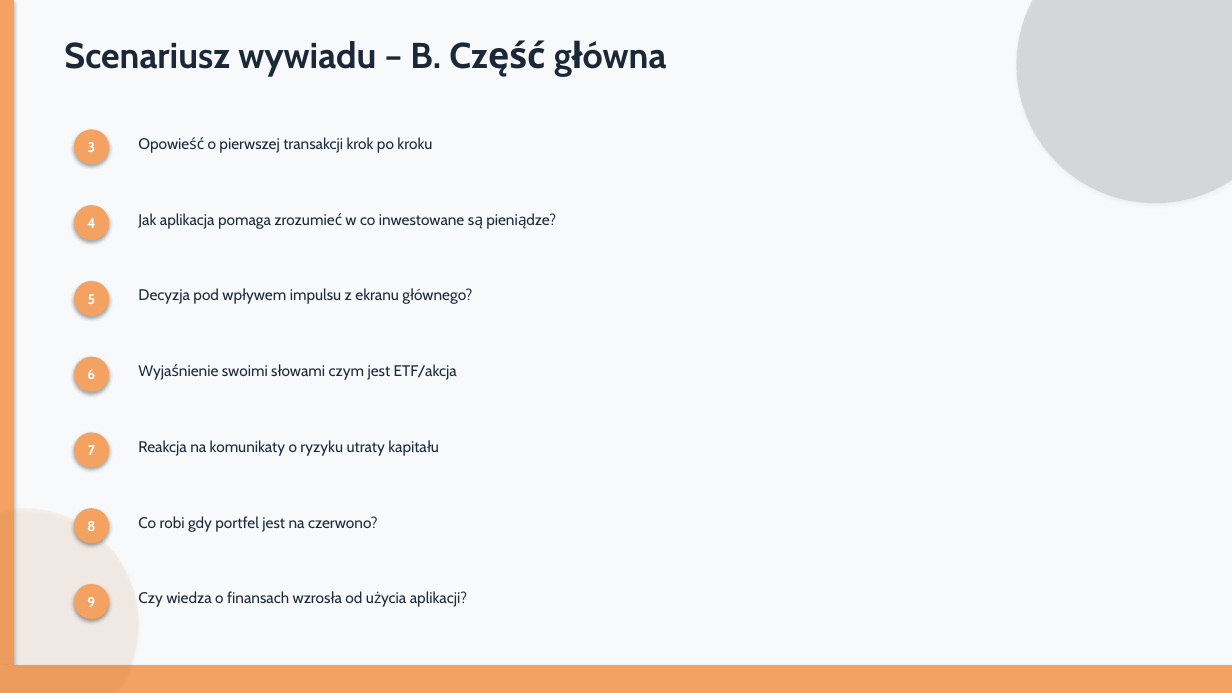
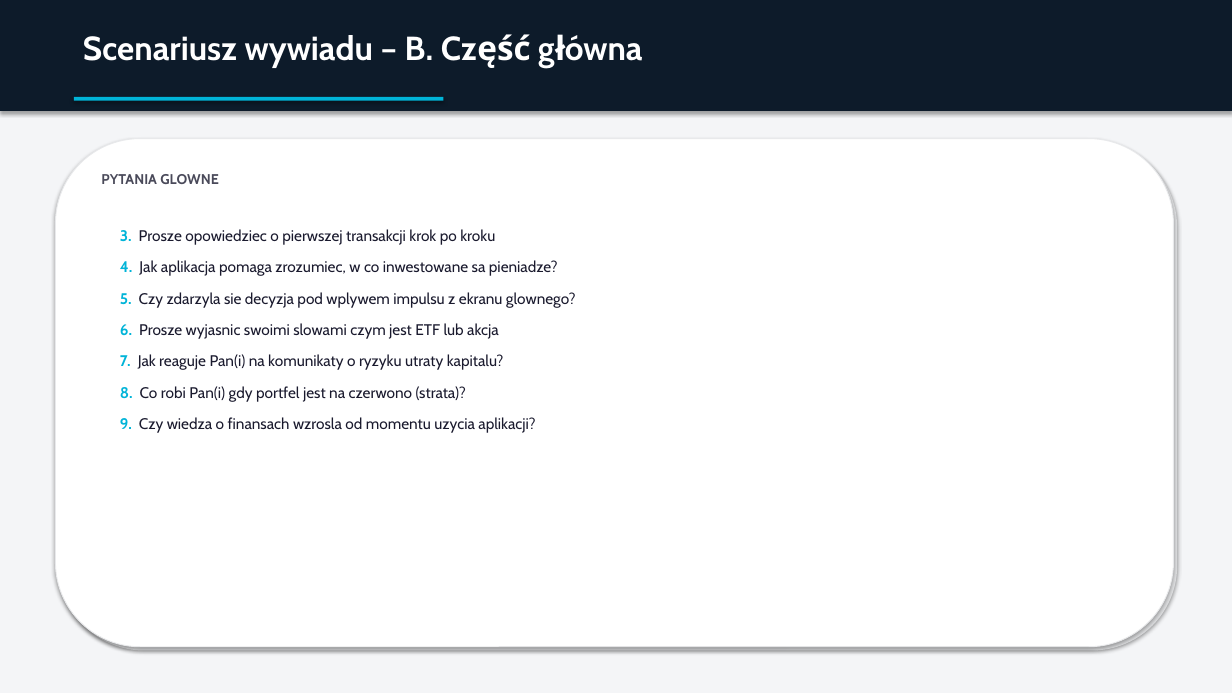
Before and after one commit to krystian61222-cyber/github, a slide deck: slide 7 of Prezentacja_Fintech.pptx. Drawn at 1232x693 pixels with LibreOffice and Linux fonts; fonts in the diff are those of the drawing. Boxes give left, top, right and bottom in pixels: in the first picture for what was removed or moved away, otherwise in the second. Text is boxed around its words. In the diff, an @@ line names an element or a change of style, - is before the commit and + after.

Commit message:
feat: redesign presentation with premium unified layout

```diff
--- a/Prezentacja_Fintech.pptx
+++ b/Prezentacja_Fintech.pptx
@@ background #F8F9FA to #F4F5F7 @@
@@ rectangle removed at (x1=0, y1=0, x2=14, y2=693) @@
@@ rectangle added at (x1=0, y1=0, x2=1232, y2=111), fill #0D1B2A @@
@@ text "Scenariusz wywiadu – B. Część ..." moved from (x1=64, y1=41, x2=441, y2=76) to (x1=83, y1=35, x2=434, y2=68) @@
@@ text "Scenariusz wywiadu – B. Część ..." at (x1=83, y1=35, x2=434, y2=68): size 28 to 26 pt, text colour #1B2838 to #FFFFFF @@
@@ ellipse removed at (x1=1017, y1=0, x2=1232, y2=203) @@
@@ rectangle added at (x1=74, y1=97, x2=444, y2=101), fill #00B4D8 @@
@@ rounded rectangle added at (x1=55, y1=139, x2=1174, y2=647), fill #FFFFFF, outline #E8E9EB 0.75 pt @@
@@ rounded rectangle added at (x1=59, y1=142, x2=1177, y2=651), fill #E0E1E3 @@
@@ ellipse removed at (x1=74, y1=129, x2=109, y2=165) @@
-3
@@ text added at (x1=101, y1=174, x2=219, y2=184), 11 pt, text #4A4A5A, bold @@
+PYTANIA GLOWNE
@@ ellipse removed at (x1=74, y1=205, x2=109, y2=240) @@
-4
@@ text at (x1=120, y1=229, x2=576, y2=433): text changed; text colour #1B2B3C to #1A1A2E @@
-Opowieść o pierwszej transakcji krok po kroku
+3. Prosze opowiedziec o pierwszej transakcji krok po kroku
+4. Jak aplikacja pomaga zrozumiec, w co inwestowane sa pieniadze?
+5. Czy zdarzyla sie decyzja pod wplywem impulsu z ekranu glownego?
+6. Prosze wyjasnic swoimi slowami czym jest ETF lub akcja
+7. Jak reaguje Pan(i) na komunikaty o ryzyku utraty kapitalu?
+8. Co robi Pan(i) gdy portfel jest na czerwono (strata)?
+9. Czy wiedza o finansach wzrosla od momentu uzycia aplikacji?
@@ text removed at (x1=138, y1=213, x2=464, y2=229) @@
-Jak aplikacja pomaga zrozumieć w co inwestowane są pieniądze?
@@ ellipse removed at (x1=74, y1=281, x2=109, y2=316) @@
-5
@@ text removed at (x1=138, y1=288, x2=399, y2=304) @@
-Decyzja pod wpływem impulsu z ekranu głównego?
@@ ellipse removed at (x1=74, y1=357, x2=109, y2=392) @@
-6
@@ text removed at (x1=222, y1=364, x2=457, y2=380) @@
-Wyjaśnienie swoimi słowami czym jest ETF/akcja
@@ ellipse removed at (x1=74, y1=433, x2=109, y2=468) @@
-7
@@ text removed at (x1=138, y1=440, x2=385, y2=456) @@
-Reakcja na komunikaty o ryzyku utraty kapitału
@@ ellipse removed at (x1=0, y1=508, x2=139, y2=693) @@
@@ ellipse removed at (x1=74, y1=508, x2=109, y2=543) @@
-8
@@ text removed at (x1=138, y1=516, x2=378, y2=532) @@
-Co robi gdy portfel jest na czerwono?
@@ ellipse removed at (x1=74, y1=584, x2=109, y2=619) @@
-9
@@ text removed at (x1=138, y1=591, x2=467, y2=607) @@
-Czy wiedza o finansach wzrosła od użycia aplikacji?
@@ rectangle removed at (x1=0, y1=665, x2=1232, y2=693) @@
```
Also in this commit, not shown: 5 other slides changed, 3 slides added, 3 slides removed, 1 other file.
